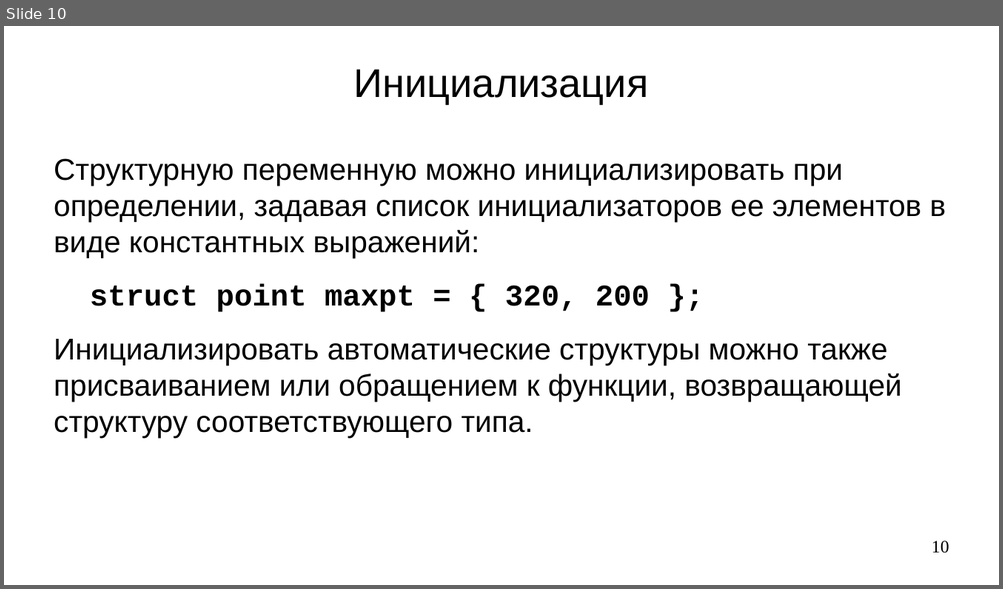
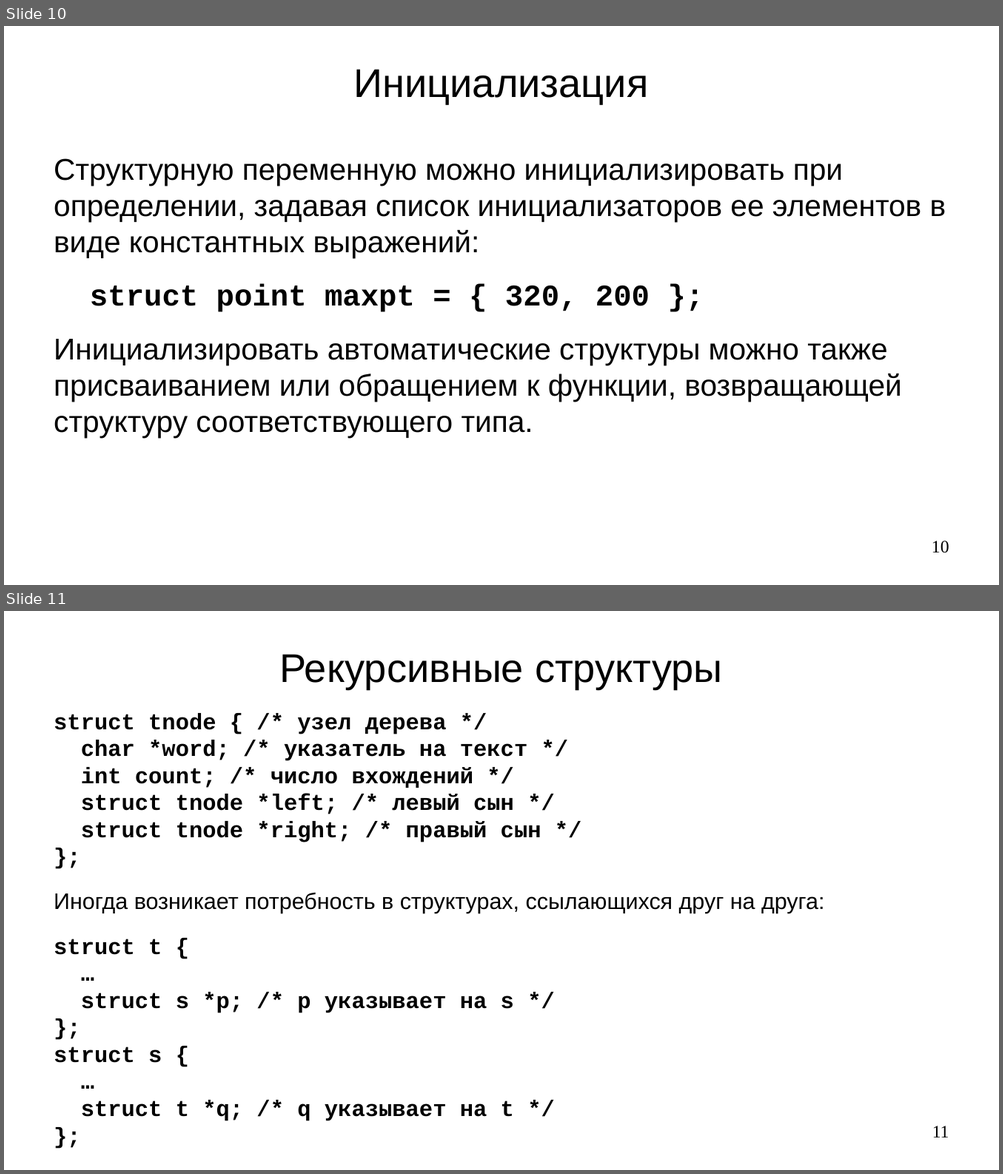
Before and after one commit to steelcraft/stud-lab, a slide deck: Лекции/CBCP01#L7.odp. Shown one above the other, each under a label of ours: slide 10 before the commit, slides 10 and 11 after it. The pictures are 1003x589 and 1003x1174 pixels, drawn with LibreOffice and Linux fonts; fonts in the diff are those of the drawing. Boxes give left, top, right and bottom in pixels: in the first picture for what was removed or moved away, otherwise in the second. Text is boxed around its words. In the diff, an @@ line names an element or a change of style, - is before the commit and + after.

```diff
--- a/Лекции/CBCP01#L7.odp
+++ b/Лекции/CBCP01#L7.odp
@@ slide 11 added at <box>4,611,999,1170</box>, background #FFFFFF @@
@@ title added at <box>279,654,723,689</box>, 32 pt, text #000000 @@
+Рекурсивные структуры
@@ text added at <box>54,713,824,1122</box>, 18 pt, text #000000, bold @@
+struct tnode { /* узел дерева */
+char *word; /* указатель на текст */
+int count; /* число вхождений */
+struct tnode *left; /* левый сын */
+struct tnode *right; /* правый сын */
+};
+Иногда возникает потребность в структурах, ссылающихся друг на друга:
+struct t {
+…
+struct s *p; /* p указывает на s */
+};
+struct s {
+…
+struct t *q; /* q указывает на t */
+};
@@ page number added at <box>932,1126,949,1138</box>, 14 pt, text #000000 @@
+11
```
Also in this commit, not shown: 4 other slides added, 7 slides removed.
